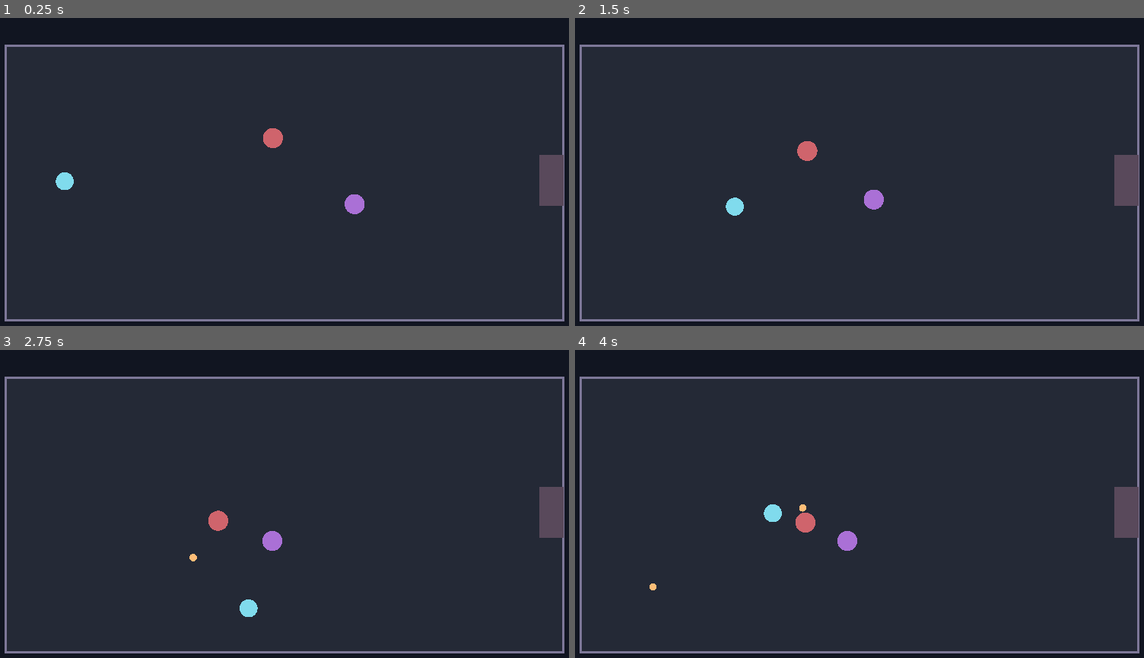
Above: before the commit, frames 1-4 (two rows, left to right).
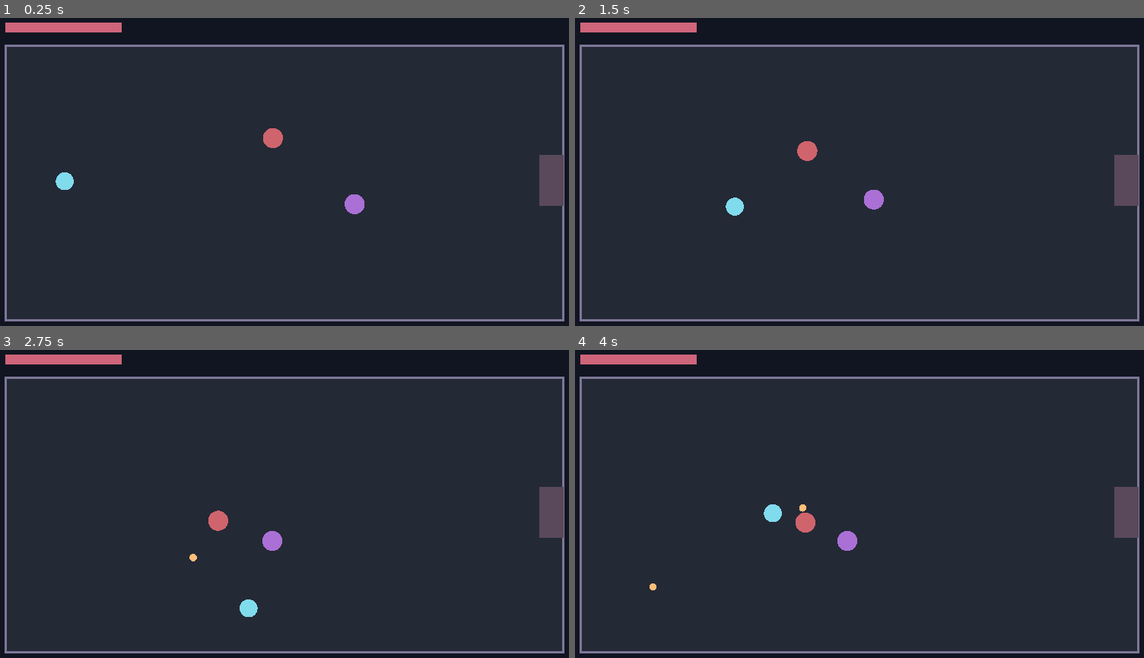
Above: after the commit, the same moments.

Repository: DoctorStrangeSH/Last-Ritual
Game: Godot game, scene res://scenes/topdown_night_prototype.tscn
Two runs of this game, one before a commit and one after it. Both use one fixed random seed, a clock stepped at 60 frames per second and the inputs below.
Inputs (mouse positions are in pixels of both pictures, inside the frame that each line leads up to):
- Up to frame 1 (0.25 s): no input
- Up to frame 2 (1.5 s): tap Enter at 0.5 s; move the mouse to (996, 162) at 0.52 s; hold Right (ui_right) 0.53-1.28 s; tap R at 0.6, 1.35 s; click (996, 162) at 0.67 s; move the mouse to (740, 196) at 1.27 s; hold Down (ui_down) from 1.28 s (still down); click (740, 196) at 1.42 s
- Up to frame 3 (2.75 s): move the mouse to (347, 436) at 2.02 s; release Down (ui_down) at 2.03 s; hold Right (ui_right) from 2.03 s (still down); tap R at 2.1 s; click (347, 436) at 2.17 s
- Up to frame 4 (4 s): move the mouse to (831, 581) at 2.77 s; release Right (ui_right) at 2.78 s; hold Up (ui_up) 2.78-3.53 s; tap R at 2.85, 3.6 s; click (831, 581) at 2.92 s; move the mouse to (1041, 565) at 3.52 s; hold Left (ui_left) from 3.53 s (still down); click (1041, 565) at 3.67 s

The runs differ from the first frame. In frame 1, 0.7% of the frame differs, in the area x 0-22%, y 1-5%; in frame 2, 0.7%; in frame 3, 0.7%; in frame 4, 0.7%.

Commit message:
feat(v1): add win/lose state, health feedback and restart

Diff:
--- a/scripts/topdown_night_prototype.gd
+++ b/scripts/topdown_night_prototype.gd
@@ -16,6 +16,7 @@
 var attack_speed_multiplier := 1.0
 var attack_cooldown := 0.0
 var invulnerable_time := 0.0
+var run_state := "playing" # playing, won, lost
 
 func _ready() -> void:
     open_room(0)
@@ -32,6 +33,8 @@
     queue_redraw()
 
 func move_player(direction: Vector2, delta: float) -> void:
+    if run_state != "playing":
+        return
     if direction.length_squared() > 1.0:
         direction = direction.normalized()
     player_pos += direction * SPEED * delta
@@ -39,7 +42,7 @@
     queue_redraw()
 
 func attack(target: Vector2) -> bool:
-    if attack_cooldown > 0.0 or enemies.is_empty():
+    if run_state != "playing" or attack_cooldown > 0.0 or enemies.is_empty():
         return false
     var hit := -1
     var nearest := INF
@@ -64,10 +67,12 @@
     return choose_relic("bone")
 
 func choose_relic(kind: String) -> bool:
-    if not reward_available or not kind in ["bone", "ember", "blood"]:
+    if run_state != "playing" or not reward_available or not kind in ["bone", "ember", "blood"]:
         return false
     reward_available = false
     rewards_taken += 1
+    if room_index == 2:
+        run_state = "won"
     relics.append(kind)
     match kind:
         "bone":
@@ -81,7 +86,7 @@
     return true
 
 func door_available() -> bool:
-    return enemies.is_empty() and not reward_available and room_index < 2
+    return run_state == "playing" and enemies.is_empty() and not reward_available and room_index < 2
 
 func next_room() -> bool:
     if not door_available():
@@ -89,7 +94,30 @@
     open_room(room_index + 1)
     return true
 
+func restart_run() -> void:
+    player_hp = 100
+    rewards_taken = 0
+    relics.clear()
+    attack_damage = 1
+    attack_speed_multiplier = 1.0
+    attack_cooldown = 0.0
+    invulnerable_time = 0.0
+    run_state = "playing"
+    open_room(0)
+
+func take_damage(amount: int) -> void:
+    if run_state != "playing" or invulnerable_time > 0.0 or amount <= 0:
+        return
+    player_hp = maxi(0, player_hp - amount)
+    invulnerable_time = 0.75
+    if player_hp == 0:
+        run_state = "lost"
+        hostile_shots.clear()
+    queue_redraw()
+
 func _process(delta: float) -> void:
+    if run_state != "playing":
+        return
     attack_cooldown = maxf(0.0, attack_cooldown - delta)
     invulnerable_time = maxf(0.0, invulnerable_time - delta)
     var direction := Input.get_vector("ui_left", "ui_right", "ui_up", "ui_down")
@@ -110,8 +138,7 @@
             hostile_shots.erase(shot)
         elif shot["pos"].distance_to(player_pos) <= 19.0:
             if invulnerable_time <= 0.0:
-                player_hp = maxi(0, player_hp - 8)
-                invulnerable_time = 0.75
+                take_damage(8)
             hostile_shots.erase(shot)
     for enemy in enemies:
         var pos: Vector2 = enemy["pos"]
@@ -120,8 +147,7 @@
             step = Vector2.ZERO
         enemy["pos"] = (pos + step).clamp(ARENA.position, ARENA.end)
         if player_pos.distance_to(enemy["pos"]) < 25.0 and invulnerable_time <= 0.0:
-            player_hp = maxi(0, player_hp - 10)
-            invulnerable_time = 0.75
+            take_damage(10)
     queue_redraw()
 
 func shoot_hostile(origin: Vector2) -> void:
@@ -132,6 +158,11 @@
     queue_redraw()
 
 func _unhandled_input(event: InputEvent) -> void:
+    if event is InputEventKey and event.pressed and event.keycode == KEY_R and run_state != "playing":
+        restart_run()
+        return
+    if run_state != "playing":
+        return
     if event is InputEventMouseButton and event.pressed:
         if event.button_index == MOUSE_BUTTON_LEFT:
             if reward_available and get_global_mouse_position().y >= 450.0 and get_global_mouse_position().y <= 520.0:
@@ -150,6 +181,12 @@
     draw_rect(ARENA, Color("#242936"))
     draw_rect(ARENA, Color("#7d7798"), false, 4.0)
     draw_circle(player_pos, 17.0, Color("#80dbed"))
+    draw_rect(Rect2(48.0, 25.0, 220.0, 18.0), Color("#442c37"))
+    draw_rect(Rect2(48.0, 25.0, 220.0 * float(player_hp) / 100.0, 18.0), Color("#cf657a"))
+    if run_state == "won":
+        draw_rect(Rect2(350.0, 190.0, 452.0, 180.0), Color("#295343"))
+    if run_state == "lost":
+        draw_rect(Rect2(350.0, 190.0, 452.0, 180.0), Color("#422837"))
     for enemy in enemies:
         draw_circle(enemy["pos"], 19.0, Color("#aa70d6") if enemy["ranged"] else Color("#cf646c"))
     for shot in hostile_shots:
